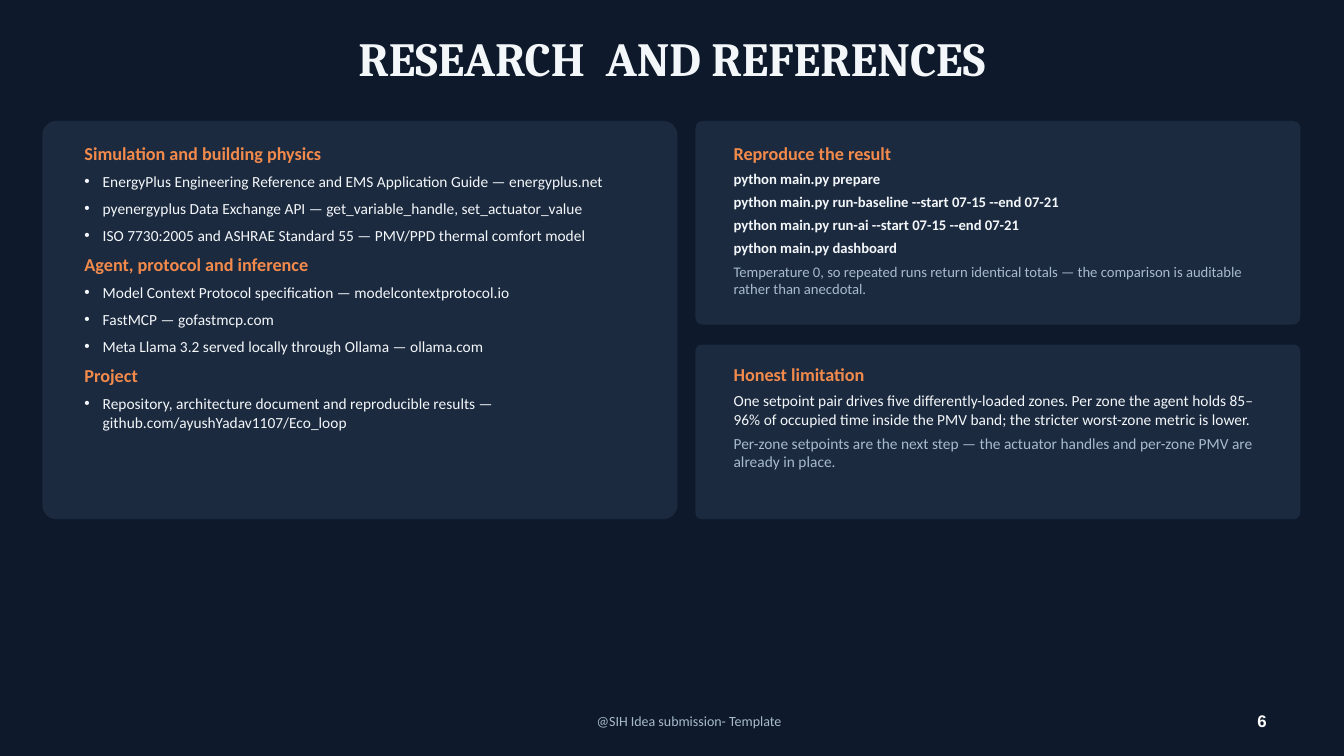
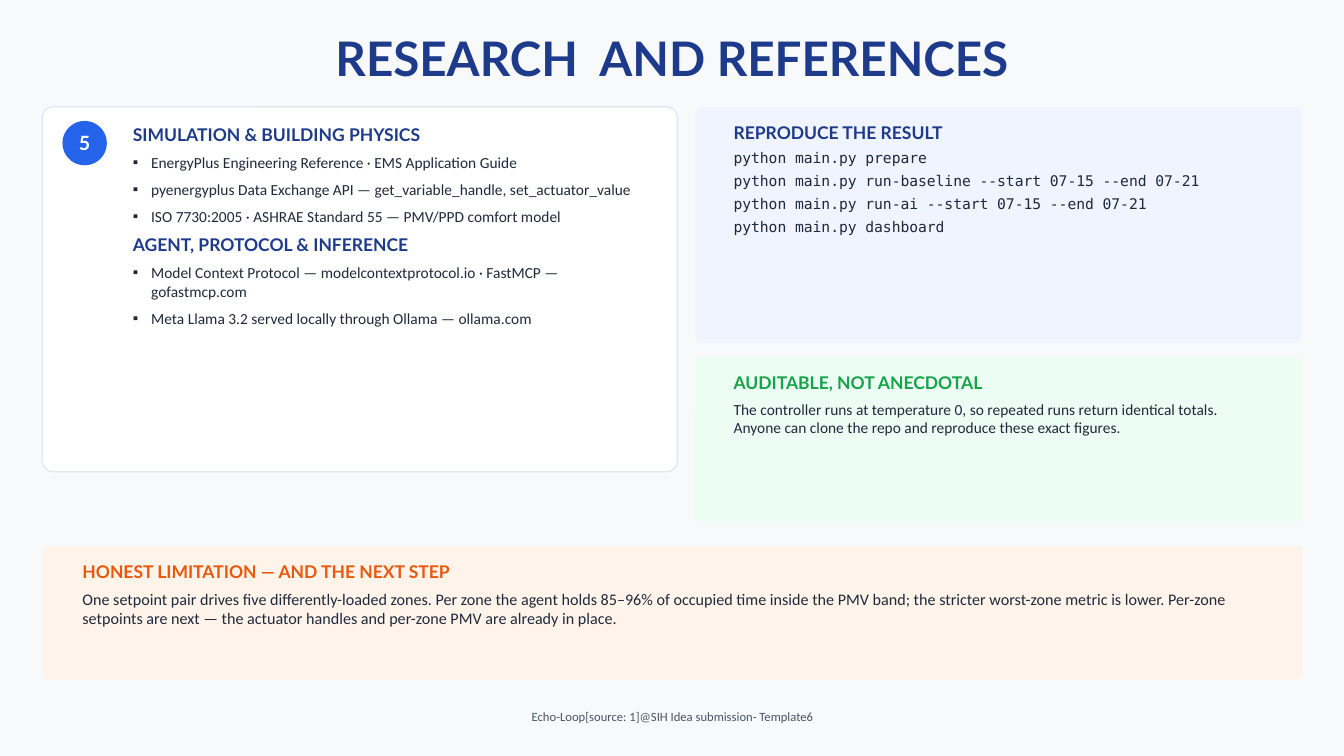
Before and after one commit to ayushYadav1107/Eco_loop_building_agents, a slide deck: slide 6 of deck/Eco-Loop_Building_Agents_Idea.pptx. Drawn at 1344x756 pixels with LibreOffice and Linux fonts; fonts in the diff are those of the drawing. Boxes give left, top, right and bottom in pixels: in the first picture for what was removed or moved away, otherwise in the second. Text is boxed around its words. In the diff, an @@ line names an element or a change of style, - is before the commit and + after.

```diff
--- a/deck/Eco-Loop_Building_Agents_Idea.pptx
+++ b/deck/Eco-Loop_Building_Agents_Idea.pptx
@@ background #0E1A2B to #F8F9FA @@
@@ title "RESEARCH AND REFERENCES" at <box>335,41,1008,77</box>: font Cambria to Lato, text colour #F4F7FA to #1E3A8A @@
@@ rounded rectangle: place and size @@
-rounded rectangle at <box>42,121,678,519</box>
+rounded rectangle at <box>42,107,678,472</box>
@@ rounded rectangle at <box>42,107,678,472</box>: fill #1B2A3F to #FFFFFF; outline none to #E2E8F0 1 pt; proportions changed @@
@@ text "SIMULATION & BUILDING PHYSICS": place and size @@
-text "SIMULATION & BUILDING PHYSICS" at <box>84,147,602,431</box>
+text "SIMULATION & BUILDING PHYSICS" at <box>133,128,631,327</box>
@@ rounded rectangle: place and size @@
-rounded rectangle at <box>696,121,1301,325</box>
+rounded rectangle at <box>696,107,1303,343</box>
@@ rounded rectangle at <box>696,107,1303,343</box>: fill #1B2A3F to #EFF4FF; proportions changed @@
@@ text "REPRODUCE THE RESULT": place and size @@
-text "REPRODUCE THE RESULT" at <box>734,147,1242,294</box>
+text "REPRODUCE THE RESULT" at <box>734,126,1199,235</box>
@@ ellipse added at <box>63,121,107,165</box>, fill #2563EB, 14 pt, text #FFFFFF, bold @@
+5
@@ text at <box>133,128,517,171</box>: text changed; text colour #F4F7FA to #1E293B @@
-Simulation and building physics
-• EnergyPlus Engineering Reference and EMS Application Guide — energyplus.net
+SIMULATION & BUILDING PHYSICS
+▪ EnergyPlus Engineering Reference · EMS Application Guide
@@ text at <box>734,126,943,139</box>: text changed; size 13 to 12.5 pt; font Calibri to Lato; text colour #F28A4C to #1E3A8A @@
-Reproduce the result
+REPRODUCE THE RESULT
@@ text at <box>734,152,1199,235</box>: font Calibri to DejaVu Sans Mono, text colour #F4F7FA to #1E293B, bold off in "python main.py prepare", "python main.py run-baseline --start 07-15 --end 07-21", "python main.py run-ai --start 07-15 --end 07-21", "python main.py dashboard" @@
@@ text at <box>151,184,631,327</box>: text colour #F4F7FA to #1E293B in "pyenergyplus Data Exchange API — get_variable_handle, set_ac ...", "Meta Llama 3.2 served locally through Ollama ..."; bullet • to ▪ @@
@@ text at <box>133,211,561,300</box>: text changed; text colour #F4F7FA to #1E293B @@
-• ISO 7730:2005 and ASHRAE Standard 55 — PMV/PPD thermal comfort model
-Agent, protocol and inference
-• Model Context Protocol specification — modelcontextprotocol.io
-• FastMCP — gofastmcp.com
+▪ ISO 7730:2005 · ASHRAE Standard 55 — PMV/PPD comfort model
+AGENT, PROTOCOL & INFERENCE
+▪ Model Context Protocol — modelcontextprotocol.io · FastMCP — gofastmcp.com
@@ text at <box>734,267,1242,294</box>: paragraph removed @@
-Temperature 0, so repeated runs return identical totals — the comparison is auditable rather than anecdotal.
@@ rounded rectangle: place and size @@
-rounded rectangle at <box>696,345,1301,519</box>
+rounded rectangle at <box>696,357,1303,522</box>
@@ rounded rectangle at <box>696,357,1303,522</box>: fill #1B2A3F to #ECFDF3; proportions changed @@
@@ text at <box>84,369,475,431</box>: paragraphs removed @@
-Project
-• Repository, architecture document and reproducible results — github.com/ayushYadav1107/Eco_loop
@@ text added at <box>734,376,1217,436</box>, 11 pt, text #1E293B @@
+AUDITABLE, NOT ANECDOTAL
+The controller runs at temperature 0, so repeated runs return identical totals. Anyone can clone the repo and reproduce these exact figures.
@@ rounded rectangle added at <box>42,546,1303,680</box>, fill #FFF3EA @@
@@ text at <box>82,565,1225,627</box>: text changed; size 11 to 11.5 pt; text colour #F4F7FA to #1E293B @@
-Honest limitation
-One setpoint pair drives five differently-loaded zones. Per zone the agent holds 85–96% of occupied time inside the PMV band; the stricter worst-zone metric is lower.
-Per-zone setpoints are the next step — the actuator handles and per-zone PMV are already in place.
+HONEST LIMITATION — AND THE NEXT STEP
+One setpoint pair drives five differently-loaded zones. Per zone the agent holds 85–96% of occupied time inside the PMV band; the stricter worst-zone metric is lower. Per-zone setpoints are next — the actuator handles and per-zone PMV are already in place.
@@ text "Echo-Loop[source: 1]@SIH Idea submission- Template6" at <box>532,712,813,723</box>: vertical alignment middle to top @@
@@ text at <box>532,712,813,723</box>: text changed; size 10 to 9 pt; text colour #A8BACE to #475569 @@
-@SIH Idea submission- Template
+Echo-Loop[source: 1]@SIH Idea submission- Template6
@@ page number removed at <box>1257,715,1266,727</box> @@
-6
```
Also in this commit, not shown: 5 other slides changed, 8 other files.
